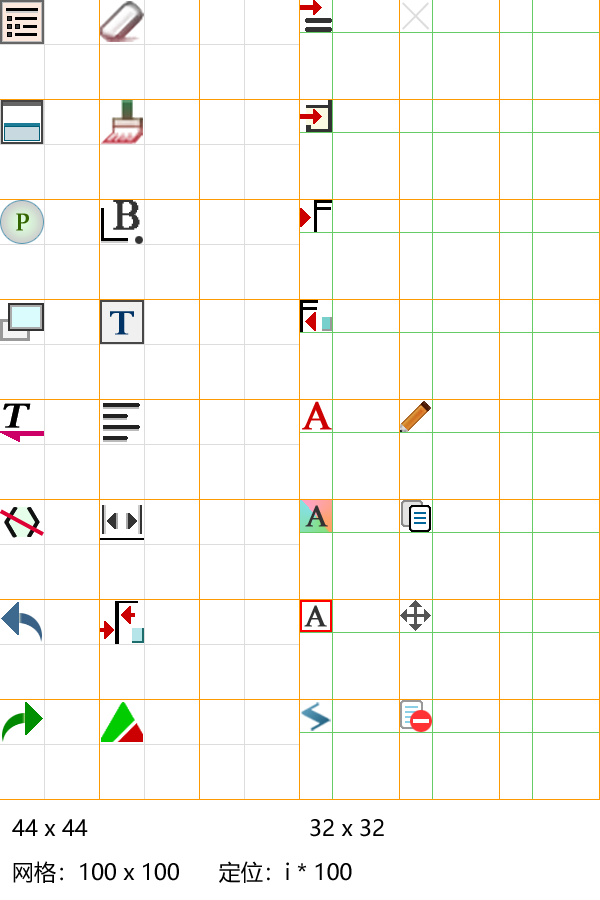
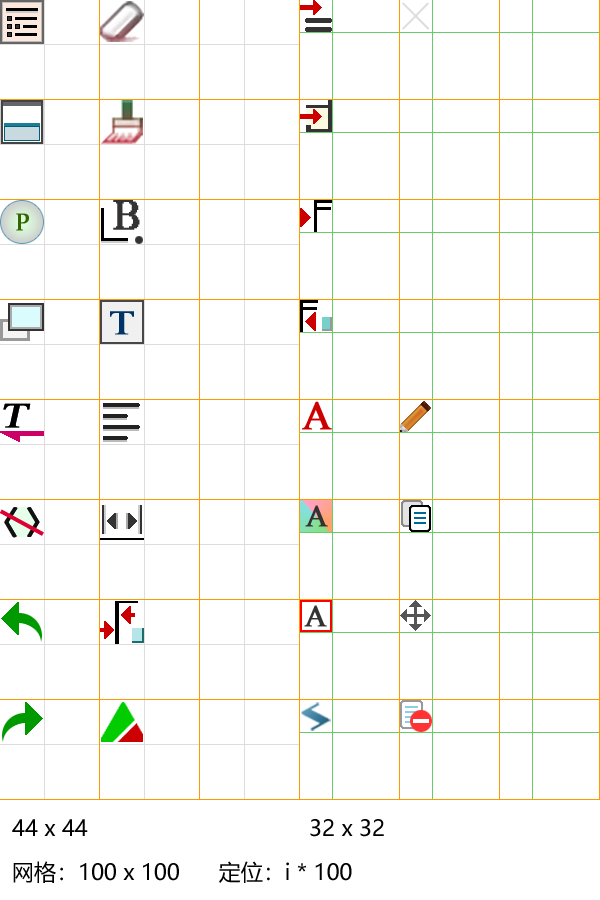
Comparing the layer stacks of the two 600px x 900px images. Changes:
painted on "颜色填充 81" over [1, 602, 19, 635]
painted on "颜色填充 84" over [17, 613, 42, 642]
painted on "颜色填充 81 副本" over [25, 702, 43, 735]
painted on "颜色填充 84 副本" over [2, 713, 27, 742]
